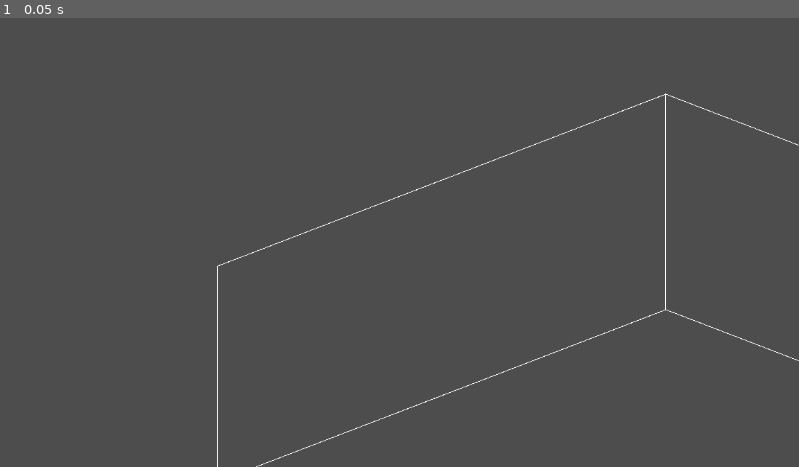
Above: before the commit, frame 1.
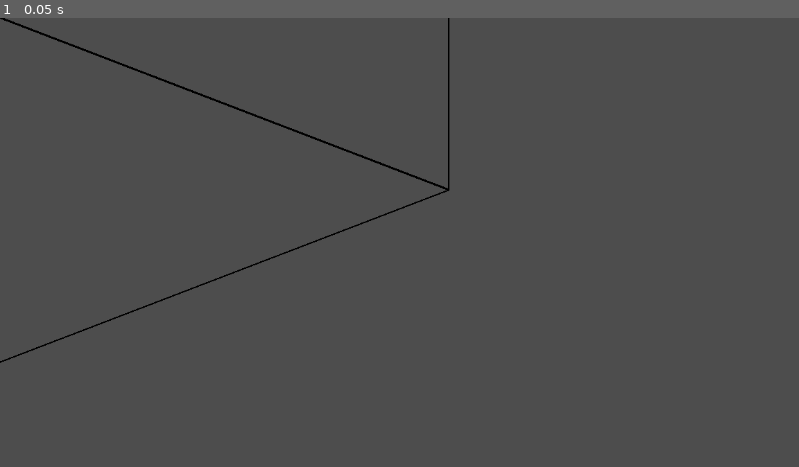
Above: after the commit, the same moment.

Repository: AndreasBurbach/GGJ_MyMask
Game: Godot game, scene res://room.tscn
Same seed, same stepped clock (60 frames per second), same inputs: the game is played once before the commit and once after it. The project has no main scene, so this scene is started directly.
Inputs:
- Up to frame 1 (0.05 s): no input

The runs differ from the first frame. In frame 1, 1.2% of the frame differs, in the area x 0-100%, y 0-100%.

Commit message:
Black Room Outline

Diff:
--- a/room.tscn
+++ b/room.tscn
@@ -1,9 +1,8 @@
 [gd_scene format=3 uid="uid://dksxq52k1wp6o"]
 
-[ext_resource type="Script" uid="uid://cnac682s7pfjf" path="res://room.gd" id="1_88gup"]
+[ext_resource type="Script" uid="uid://b807hjn25t62c" path="res://room.gd" id="1_88gup"]
 
 [node name="Room" type="Node2D" unique_id=1847015269]
-position = Vector2(960, 421)
 script = ExtResource("1_88gup")
 angle = 0.3665191429188092
 width = 693
@@ -14,14 +13,18 @@
 [node name="Floor" type="Line2D" parent="." unique_id=1085639986]
 points = PackedVector2Array(0, 0, 646.9712, 248.34898, -6.1035156e-05, 496.69794, -646.9713, 248.34901)
 closed = true
-width = 1.0
+width = 2.0
+default_color = Color(0, 0, 0, 1)
 
 [node name="LWall" type="Line2D" parent="." unique_id=609864914]
 points = PackedVector2Array(0, 0, 0, -311, -646.97125, -62.65103, -646.97125, 248.34897)
 closed = true
-width = 1.0
+width = 2.0
+default_color = Color(0, 0, 0, 1)
 
 [node name="RWall" type="Line2D" parent="." unique_id=2060430625]
+position = Vector2(0, -1)
 points = PackedVector2Array(0, 0, 0, -311, 646.9712, -62.651016, 646.9712, 248.34898)
 closed = true
-width = 1.0
+width = 2.0
+default_color = Color(0, 0, 0, 1)
